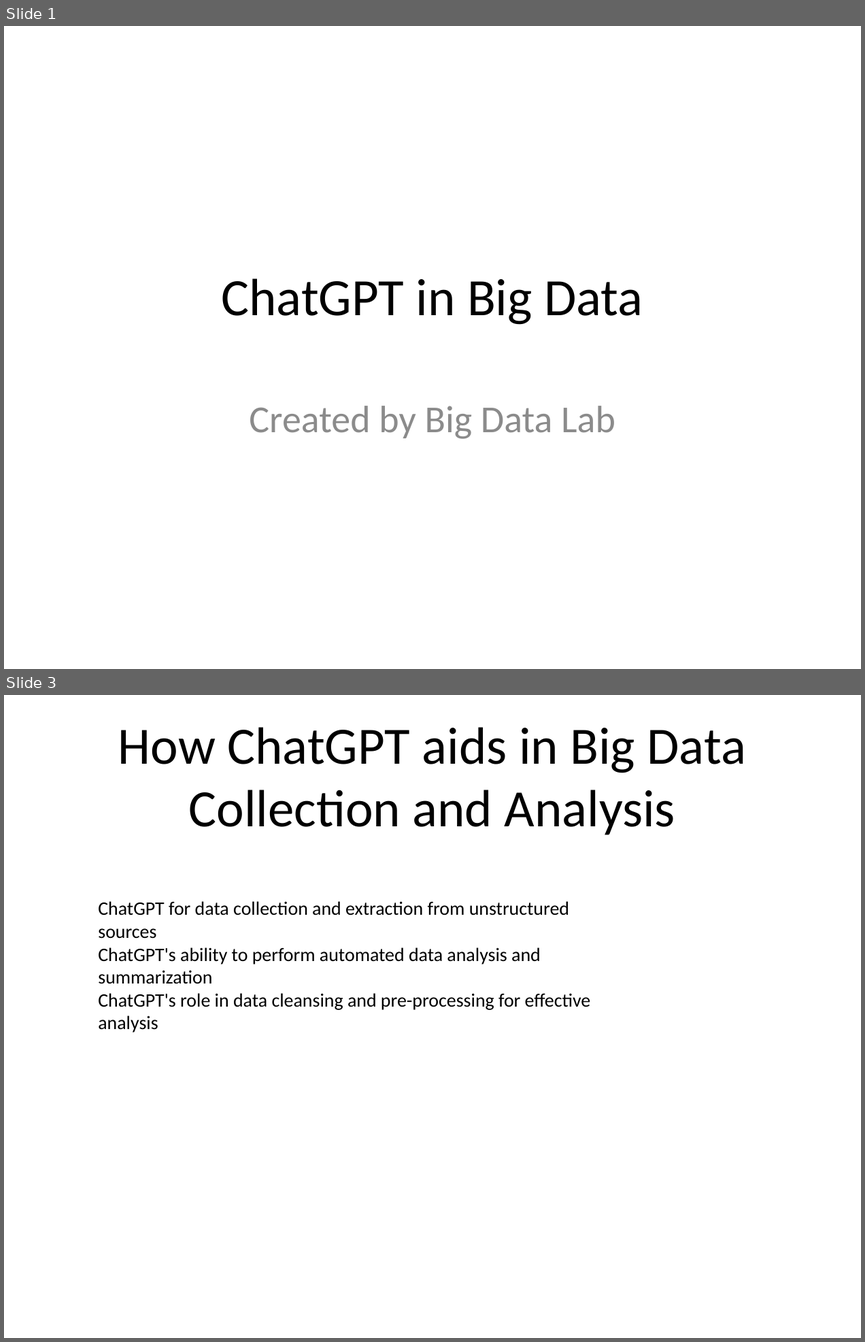
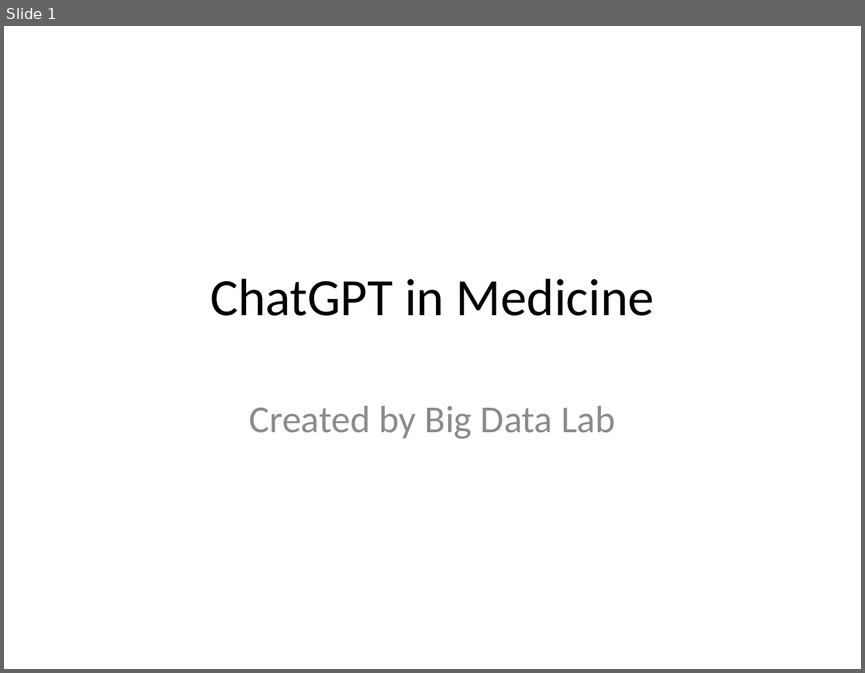
Before and after one commit to bithabib/create_ppt_using_chatgpt, a slide deck: First_presentation.pptx. Shown one above the other, each under a label of ours: slides 1 and 3 before the commit, slide 1 after it; the slides between them are not shown. The pictures are 865x1342 and 865x673 pixels, drawn with LibreOffice and Linux fonts; fonts in the diff are those of the drawing. Boxes give left, top, right and bottom in pixels: in the first picture for what was removed or moved away, otherwise in the second. Text is boxed around its words. In the diff, an @@ line names an element or a change of style, - is before the commit and + after.

```diff
--- a/First_presentation.pptx
+++ b/First_presentation.pptx
@@ slide 3 removed at bbox=[4, 695, 861, 1338], background #FFFFFF @@
@@ title removed at bbox=[118, 727, 746, 835] @@
-How ChatGPT aids in Big Data Collection and Analysis
@@ text removed at bbox=[98, 901, 591, 1032] @@
-ChatGPT for data collection and extraction from unstructured sources
-ChatGPT's ability to perform automated data analysis and summarization
-ChatGPT's role in data cleansing and pre-processing for effective analysis
@@ slide 1 changed as well @@
@@ title at bbox=[210, 278, 654, 316]: text changed @@
-ChatGPT in Big Data
+ChatGPT in Medicine
```
Also in this commit, not shown: 1 other slide changed, 3 slides added, 2 other slides removed, 1 other file.
